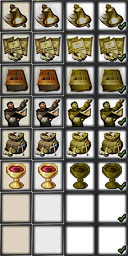
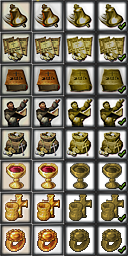
Layered file, before and after one edit (128px x 256px). Changes by layer:
"Highlight": blend color → overlay, painted on it over (68, 163, 124, 252)
added layer "Ring" above "Relic" over (2, 163, 124, 255)
added layer "Relic" above "Cup" over (2, 163, 124, 255)
painted on "Cup" over (2, 163, 124, 255)
